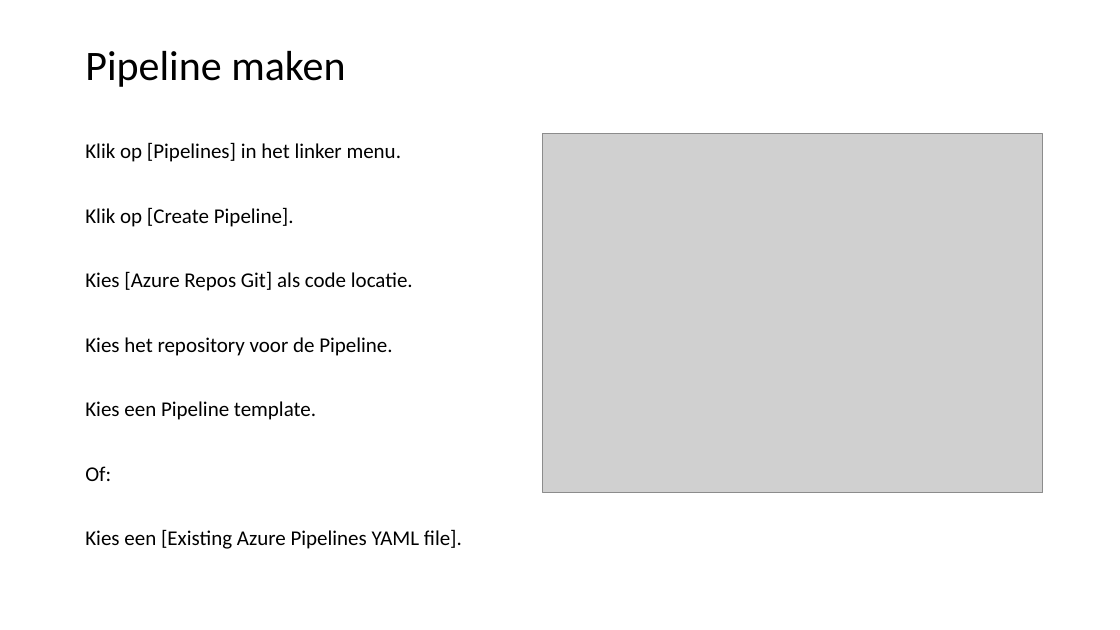
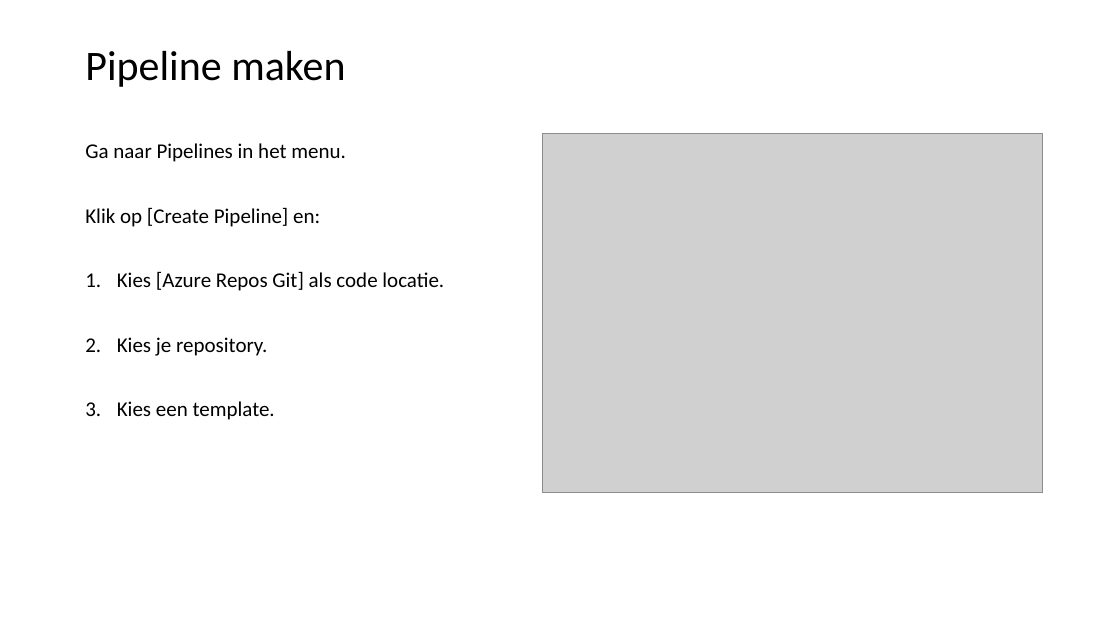
Before and after one commit to LFKoning/git-cursus, a slide deck: slide 52 of 2_collaboration/git_collaboration.pptx. Drawn at 1120x630 pixels with LibreOffice and Linux fonts; fonts in the diff are those of the drawing; grey boxes stand for pictures. Boxes give left, top, right and bottom in pixels: in the first picture for what was removed or moved away, otherwise in the second. Text is boxed around its words. In the diff, an @@ line names an element or a change of style, - is before the commit and + after.

```diff
--- a/2_collaboration/git_collaboration.pptx
+++ b/2_collaboration/git_collaboration.pptx
@@ text at [85,143,346,227]: text changed @@
-Klik op [Pipelines] in het linker menu.
-Klik op [Create Pipeline].
+Ga naar Pipelines in het menu.
+Klik op [Create Pipeline] en:
@@ text at [117,271,444,291]: bullet none to 1. @@
@@ text at [117,337,275,420]: text changed @@
-Kies het repository voor de Pipeline.
-Kies een Pipeline template.
-Of:
-Kies een [Existing Azure Pipelines YAML file].
+2. Kies je repository.
+3. Kies een template.
```
Also in this commit, not shown: 17 other slides changed.
